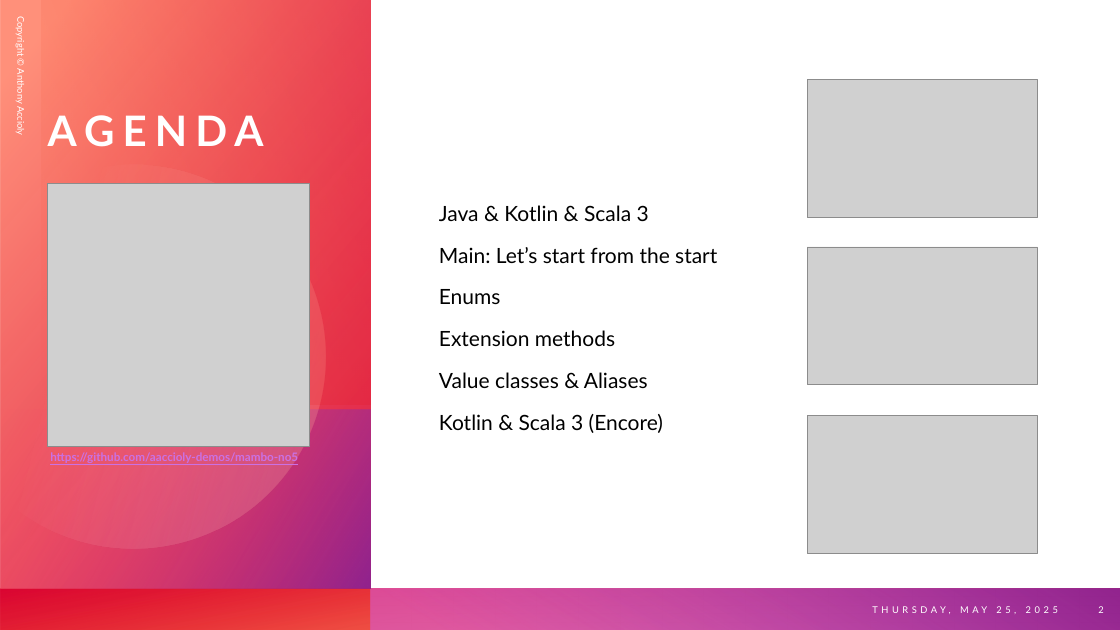
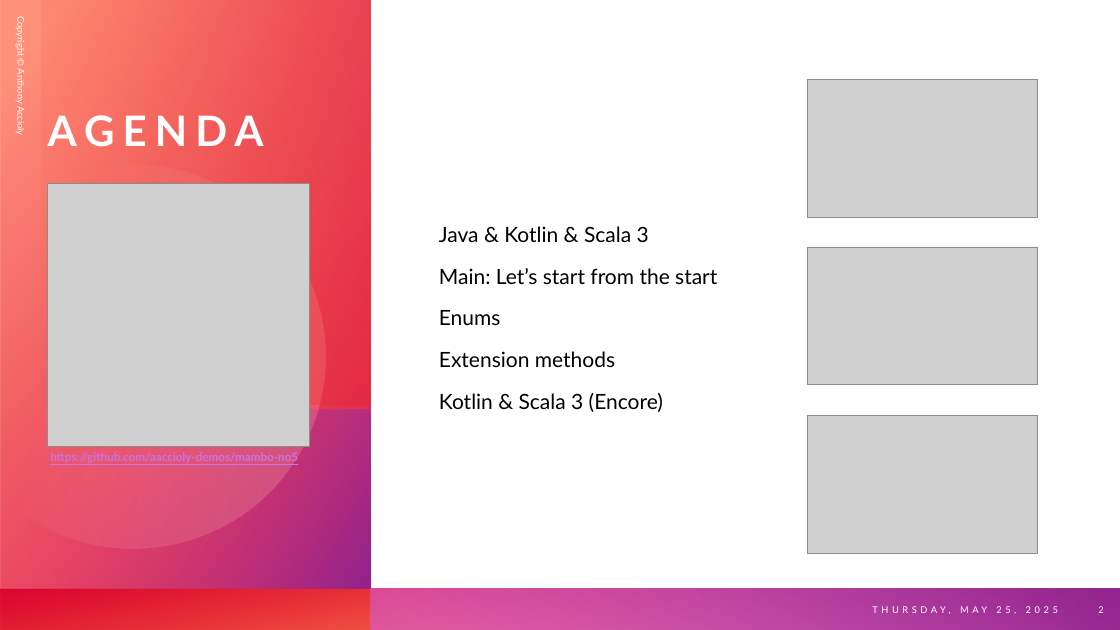
Before and after one commit to aaccioly-demos/mambo-no5, a slide deck: slide 2 of slides/Mambo no 5.pptx. Drawn at 1120x630 pixels with LibreOffice and Linux fonts; fonts in the diff are those of the drawing; grey boxes stand for pictures. Boxes give left, top, right and bottom in pixels: in the first picture for what was removed or moved away, otherwise in the second. Text is boxed around its words. In the diff, an @@ line names an element or a change of style, - is before the commit and + after.

```diff
--- a/slides/Mambo no 5.pptx
+++ b/slides/Mambo no 5.pptx
@@ text at [439,372,648,388]: paragraph removed @@
-Value classes & Aliases
```
Also in this commit, not shown: 1 slide added, 2 slides removed, 6 other files.
